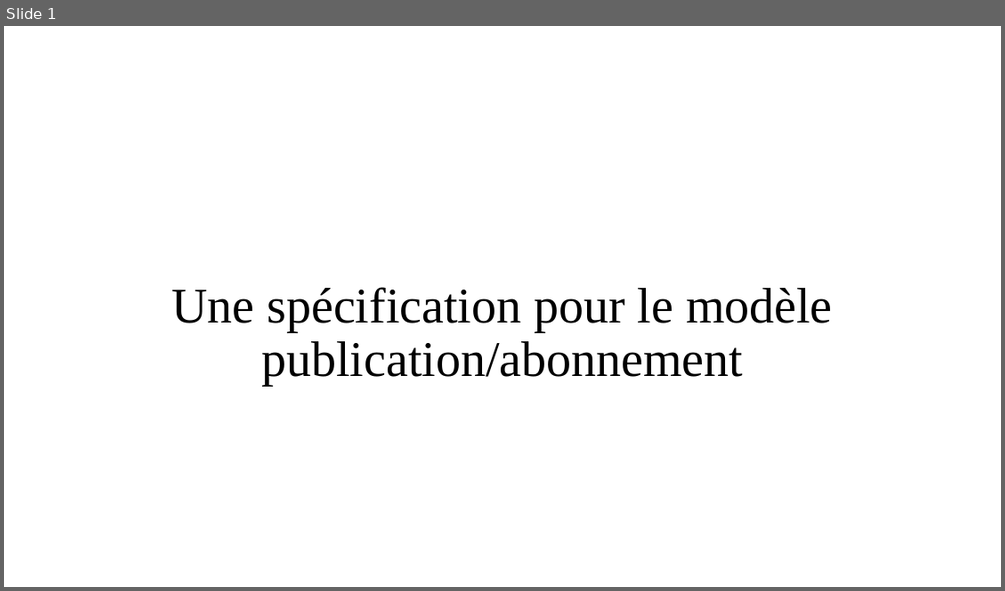
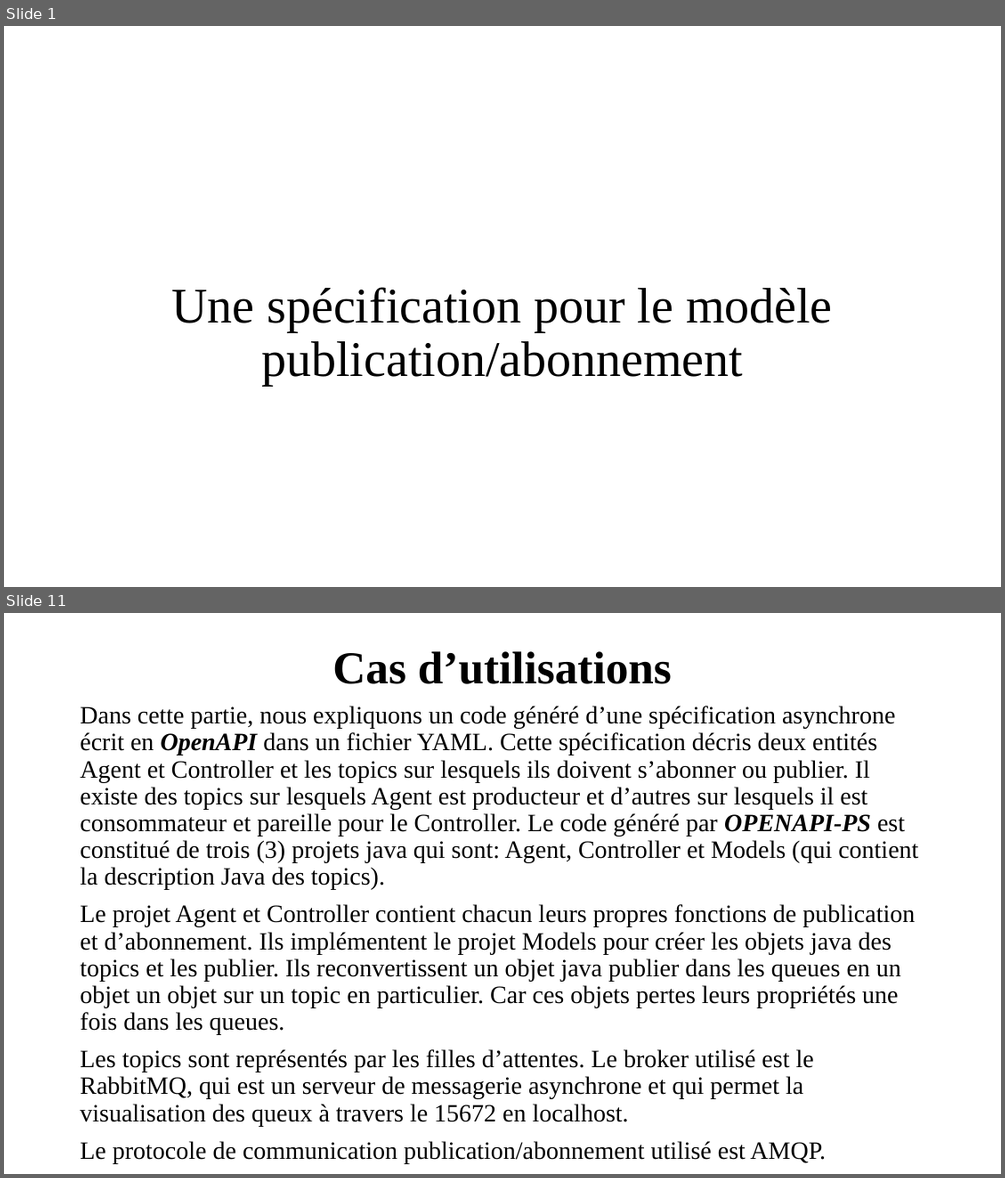
Before and after one commit to OA-Souleymane/MyGitHub-Files, a slide deck: Chapitres/presentationMemoire.pptx. Shown one above the other, each under a label of ours: slide 1 before the commit, slides 1 and 11 after it; the slides between them are not shown. The pictures are 1005x591 and 1005x1178 pixels, drawn with LibreOffice and Linux fonts; fonts in the diff are those of the drawing. Boxes give left, top, right and bottom in pixels: in the first picture for what was removed or moved away, otherwise in the second. Text is boxed around its words. In the diff, an @@ line names an element or a change of style, - is before the commit and + after.

```diff
--- a/Chapitres/presentationMemoire.pptx
+++ b/Chapitres/presentationMemoire.pptx
@@ slide 11 added at (x1=4, y1=613, x2=1001, y2=1174), background #FFFFFF @@
@@ title added at (x1=332, y1=651, x2=672, y2=684), 44 pt, text #000000, bold @@
+Cas d’utilisations
@@ text added at (x1=80, y1=706, x2=918, y2=1163), 24 pt, text #000000 @@
+Dans cette partie, nous expliquons un code généré d’une spécification asynchrone écrit en OpenAPI dans un fichier YAML. Cette spécification décris deux entités Agent et Controller et les topics sur lesquels ils doivent s’abonner ou publier. Il existe des topics sur lesquels Agent est producteur et d’autres sur lesquels il est consommateur et pareille pour le Controller. Le code généré par OPENAPI-PS est constitué de trois (3) projets java qui sont: Agent, Controller et Models (qui contient la description Java des topics).
+Le projet Agent et Controller contient chacun leurs propres fonctions de publication et d’abonnement. Ils implémentent le projet Models pour créer les objets java des topics et les publier. Ils reconvertissent un objet java publier dans les queues en un objet un objet sur un topic en particulier. Car ces objets pertes leurs propriétés une fois dans les queues.
+Les topics sont représentés par les filles d’attentes. Le broker utilisé est le RabbitMQ, qui est un serveur de messagerie asynchrone et qui permet la visualisation des queux à travers le 15672 en localhost.
+Le protocole de communication publication/abonnement utilisé est AMQP.
```
Also in this commit, not shown: 9 slides changed, 1 other slide added, 1 slide removed.
